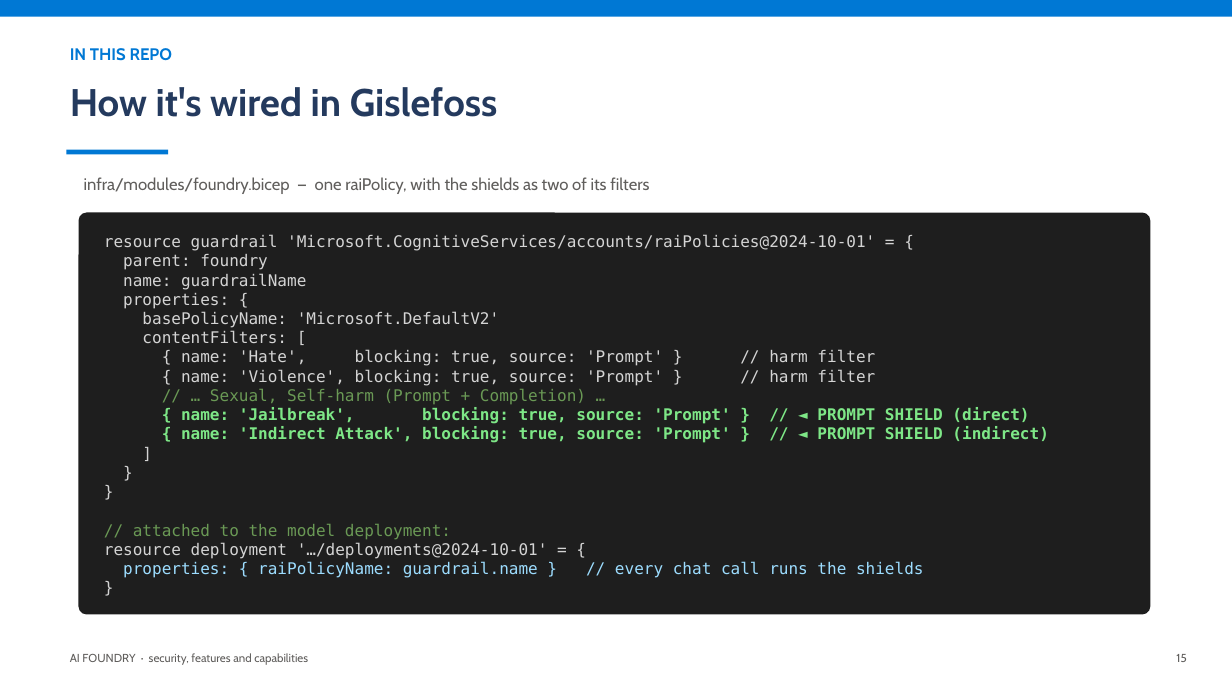
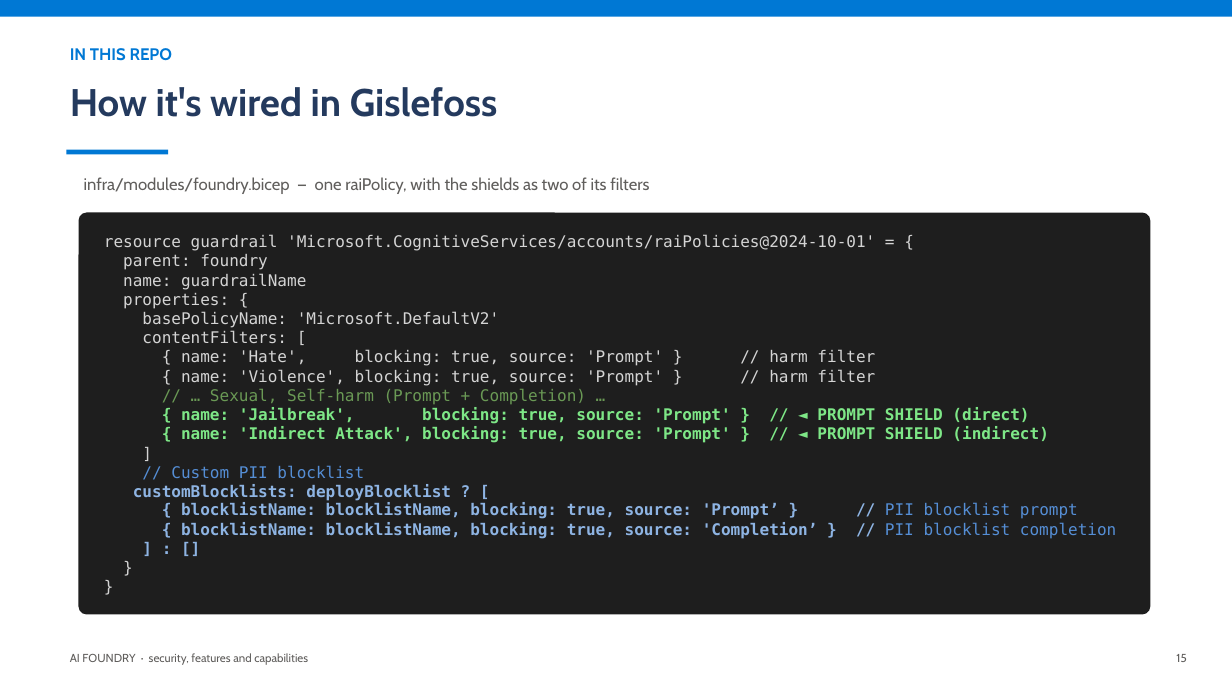
Before and after one commit to mchudinov/Gislefoss, a slide deck: slide 25 of docs/prompt-shields-vs-guardrails.pptx (slide 24 before the commit). Drawn at 1232x693 pixels with LibreOffice and Linux fonts; fonts in the diff are those of the drawing. Boxes give left, top, right and bottom in pixels: in the first picture for what was removed or moved away, otherwise in the second. Text is boxed around its words. In the diff, an @@ line names an element or a change of style, - is before the commit and + after.

Commit message:
Add a slide about Blocklists.

```diff
--- a/docs/prompt-shields-vs-guardrails.pptx
+++ b/docs/prompt-shields-vs-guardrails.pptx
@@ text in rounded rectangle at [133, 465, 1116, 539]: paragraphs added @@
+// Custom PII blocklist
+customBlocklists: deployBlocklist ? [
+{ blocklistName: blocklistName, blocking: true, source: 'Prompt’ } // PII blocklist prompt
+{ blocklistName: blocklistName, blocking: true, source: 'Completion’ } // PII blocklist completion
+] : []
@@ text in rounded rectangle at [104, 524, 924, 578]: paragraphs removed @@
-// attached to the model deployment:
-resource deployment '…/deployments@2024-10-01' = {
-properties: { raiPolicyName: guardrail.name } // every chat call runs the shields
-}
```
Also in this commit, not shown: 1 slide added.
